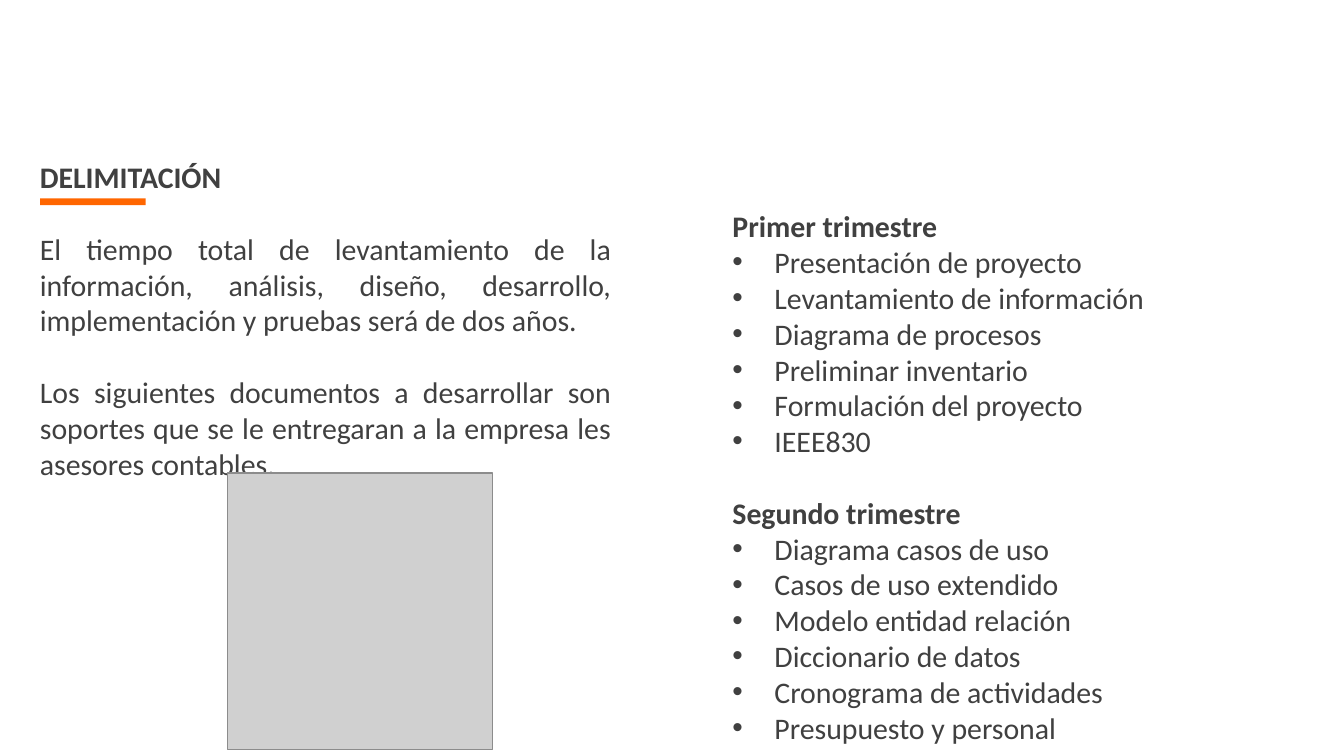
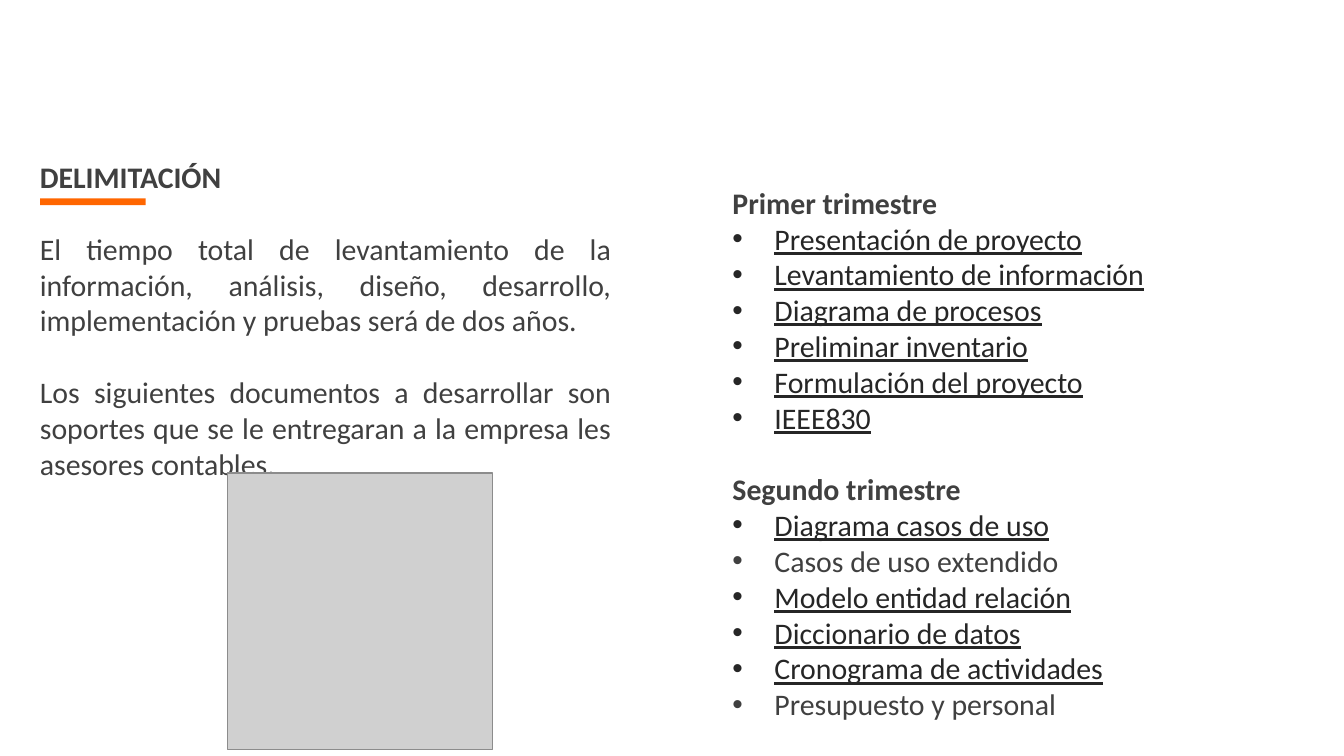
Before and after one commit to alejaleo/proyecto_segi, a slide deck: slide 16 of proyecto_formativo/documentacion/1er_trimestre/1 - Presentación_Sustentacion.pptx. Drawn at 1344x756 pixels with LibreOffice and Linux fonts; fonts in the diff are those of the drawing; grey boxes stand for pictures; background and template pictures are left out. Boxes give left, top, right and bottom in pixels: in the first picture for what was removed or moved away, otherwise in the second. Text is boxed around its words. In the diff, an @@ line names an element or a change of style, - is before the commit and + after.

Commit message:
ultima subida actualizacion dce archivos 2do trimestre

```diff
--- a/proyecto_formativo/documentacion/1er_trimestre/1 - Presentación_Sustentacion.pptx
+++ b/proyecto_formativo/documentacion/1er_trimestre/1 - Presentación_Sustentacion.pptx
@@ text "Primer trimestre": place and size @@
-text "Primer trimestre" at (732, 216, 1144, 744)
+text "Primer trimestre" at (732, 193, 1144, 720)
@@ text at (774, 229, 1144, 685): text colour #404040 to #262626, underline on in "Presentación de proyecto", "Levantamiento de información", "Diagrama de procesos", "Preliminar inventario" and 6 more places @@
```
Also in this commit, not shown: 3 other files.
